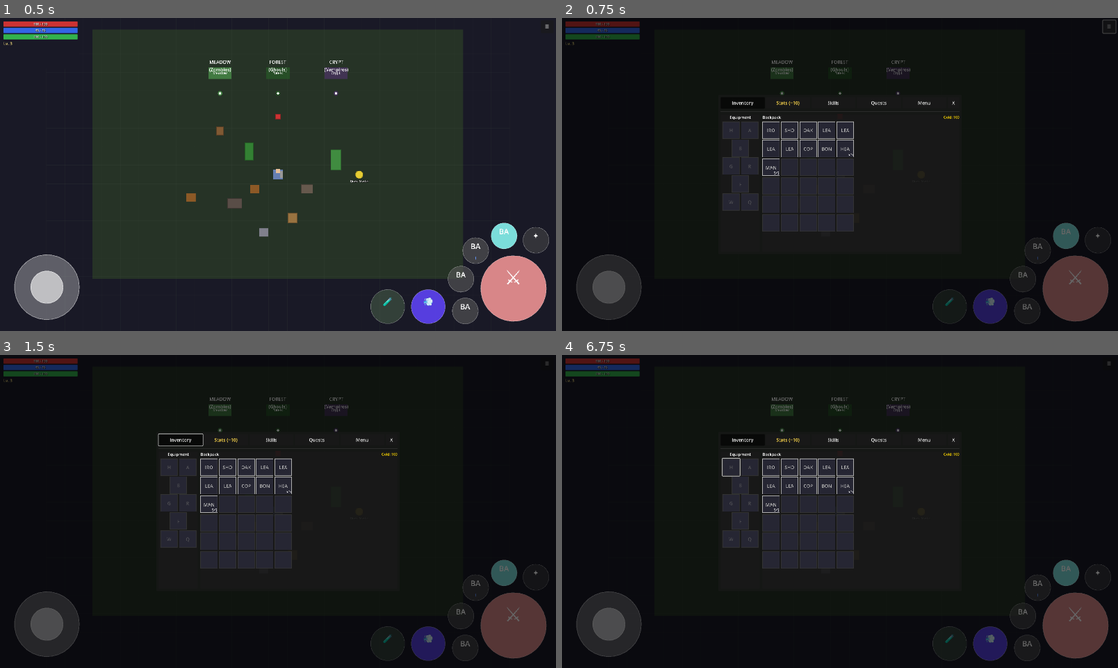
Above: before the commit, frames 1-4 (two rows, left to right).
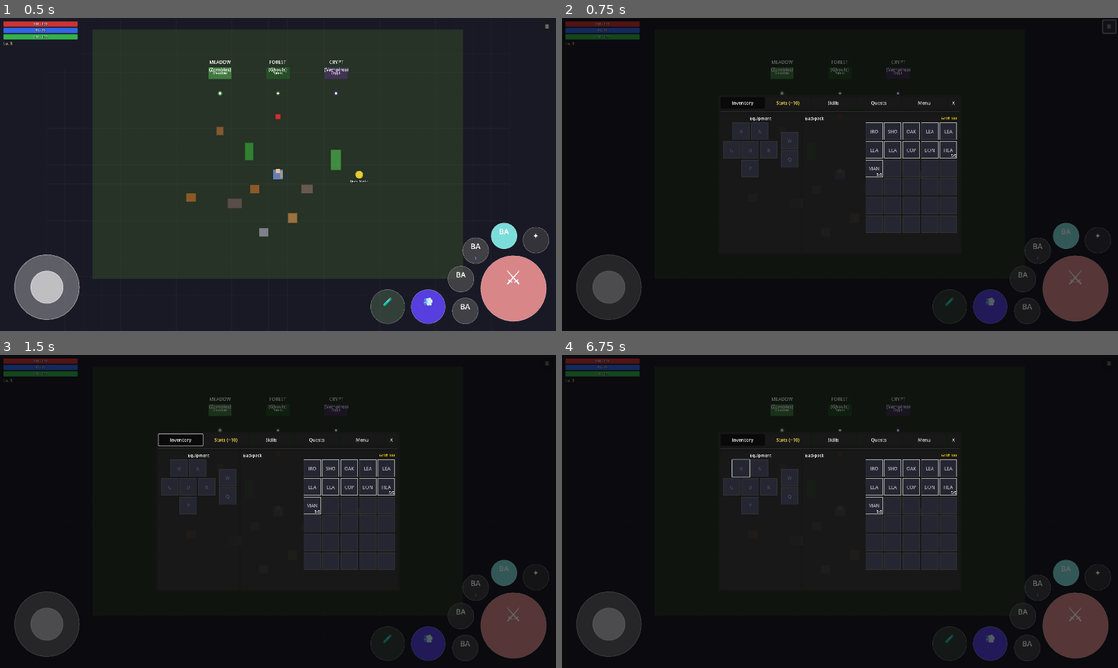
Above: after the commit, the same moments.

Repository: MatousHruska/MobileTestia
Game: Godot game, scene res://scenes/world/test_zone.tscn
The game is run twice, just before and just after one commit, with the same random seed, the same clock (stepped at 60 frames per second) and the same inputs.
Inputs:
- Up to frame 1 (0.5 s): no input
- Up to frame 2 (0.75 s): click "☰" at 0.5 s
- Up to frame 3 (1.5 s): click "Inventory" at 1.25 s
- Up to frame 4 (6.75 s): click "Stats (+10)" at 2 s; click "Skills" at 2.75 s; click "Quests" at 3.5 s; click "Active" at 4.25 s; click "Completed" at 5 s; click "Inventory" at 5.75 s; click "H" at 6.5 s

Frame 1 is identical in both runs. In frame 2, 11% of the frame differs, in the area x 28-72%, y 31-69%; in frame 3, 11%; in frame 4, 11%.

Commit message:
Improve inventory layout: 2-column equipment + right-aligned backpack
Equipment section now has two columns:
- Column 1 (Armor): Head+Amulet, Hand+Body+Ring, Legs
- Column 2 (Combat): Weapon, Quick Slot

Both sections have proper outline (PanelContainer) and padding (MarginContainer).
Backpack grid now aligns to the right side of its container.

Diff:
--- a/scripts/ui/inventory/inventory_panel.gd
+++ b/scripts/ui/inventory/inventory_panel.gd
@@ -8,14 +8,18 @@
 ## Preload ItemDetailPopup to avoid class_name load order issues
 const ItemDetailPopupScript = preload("res://scripts/ui/inventory/item_detail_popup.gd")
 
-## Equipment slot layout (2-column grid)
-## Format: Array of rows, each row is an array of slots
-const EQUIPMENT_LAYOUT: Array = [
-	[ItemData.EquipSlot.HEAD, ItemData.EquipSlot.ACCESSORY_2],      # H  A (Amulet)
-	[ItemData.EquipSlot.BODY],                                       # B
-	[ItemData.EquipSlot.HANDS, ItemData.EquipSlot.ACCESSORY_1],     # G  R (Ring)
-	[ItemData.EquipSlot.BOOTS],                                      # F
-	[ItemData.EquipSlot.MAIN_HAND, ItemData.EquipSlot.QUICK_SLOT]   # W  Q
+## Equipment slot layout - Two columns:
+## Column 1 (Armor): HEAD+AMULET, HAND+BODY+RING, LEGS
+## Column 2 (Combat): WEAPON, QUICK_SLOT
+const ARMOR_LAYOUT: Array = [
+	[ItemData.EquipSlot.HEAD, ItemData.EquipSlot.ACCESSORY_2],           # Head, Amulet
+	[ItemData.EquipSlot.HANDS, ItemData.EquipSlot.BODY, ItemData.EquipSlot.ACCESSORY_1],  # Hand, Body, Ring
+	[ItemData.EquipSlot.BOOTS]                                           # Legs/Feet
+]
+
+const COMBAT_LAYOUT: Array = [
+	ItemData.EquipSlot.MAIN_HAND,   # Weapon
+	ItemData.EquipSlot.QUICK_SLOT   # Quick Slot
 ]
 
 ## All equipment slots for iteration
@@ -89,17 +93,24 @@
 
 
 func _build_equipment_column(parent: HBoxContainer) -> void:
+	# Outer container with outline (PanelContainer provides the outline)
 	var equip_panel := PanelContainer.new()
 	equip_panel.name = "EquipmentPanel"
-	# Width based on 2 slots + spacing
-	var panel_width := current_slot_size * 2 + 24  # 2 slots + padding
-	equip_panel.custom_minimum_size.x = panel_width
 	parent.add_child(equip_panel)
+
+	# Inner margin for padding
+	var margin := MarginContainer.new()
+	margin.name = "EquipmentMargin"
+	margin.add_theme_constant_override("margin_left", 8)
+	margin.add_theme_constant_override("margin_right", 8)
+	margin.add_theme_constant_override("margin_top", 4)
+	margin.add_theme_constant_override("margin_bottom", 8)
+	equip_panel.add_child(margin)
 
 	var equip_vbox := VBoxContainer.new()
 	equip_vbox.name = "EquipmentVBox"
 	equip_vbox.add_theme_constant_override("separation", 4)
-	equip_panel.add_child(equip_vbox)
+	margin.add_child(equip_vbox)
 
 	# Header
 	var header := Label.new()
@@ -108,18 +119,23 @@
 	header.add_theme_font_size_override("font_size", 14)
 	equip_vbox.add_child(header)
 
-	# Equipment slots container
-	equipment_container = VBoxContainer.new()
-	equipment_container.name = "EquipmentSlots"
-	equipment_container.add_theme_constant_override("separation", 2)
-	equip_vbox.add_child(equipment_container)
-
-	# Create equipment slots using the 2-column layout (no labels - ghost icons are enough)
-	for row_slots in EQUIPMENT_LAYOUT:
+	# Two-column layout: Armor | Combat
+	var columns_hbox := HBoxContainer.new()
+	columns_hbox.name = "EquipmentColumns"
+	columns_hbox.add_theme_constant_override("separation", 12)
+	equip_vbox.add_child(columns_hbox)
+
+	# Column 1: Armor slots
+	var armor_column := VBoxContainer.new()
+	armor_column.name = "ArmorColumn"
+	armor_column.add_theme_constant_override("separation", 4)
+	columns_hbox.add_child(armor_column)
+
+	for row_slots in ARMOR_LAYOUT:
 		var row := HBoxContainer.new()
 		row.add_theme_constant_override("separation", 4)
 		row.alignment = BoxContainer.ALIGNMENT_CENTER
-		equipment_container.add_child(row)
+		armor_column.add_child(row)
 
 		for slot in row_slots:
 			var slot_btn := InventorySlot.new()
@@ -130,17 +146,43 @@
 			row.add_child(slot_btn)
 			equipment_slots[slot] = slot_btn
 
+	# Column 2: Combat slots (Weapon + Quick Slot)
+	var combat_column := VBoxContainer.new()
+	combat_column.name = "CombatColumn"
+	combat_column.add_theme_constant_override("separation", 4)
+	combat_column.alignment = BoxContainer.ALIGNMENT_CENTER
+	columns_hbox.add_child(combat_column)
+
+	for slot in COMBAT_LAYOUT:
+		var slot_btn := InventorySlot.new()
+		slot_btn.slot_type = InventorySlot.SlotType.EQUIPMENT
+		slot_btn.equipment_slot = slot
+		slot_btn.custom_minimum_size = Vector2(current_slot_size, current_slot_size)
+		slot_btn.slot_pressed.connect(_on_slot_pressed)
+		combat_column.add_child(slot_btn)
+		equipment_slots[slot] = slot_btn
+
 
 func _build_backpack_column(parent: HBoxContainer) -> void:
+	# Outer container with outline (PanelContainer provides the outline)
 	var backpack_panel := PanelContainer.new()
 	backpack_panel.name = "BackpackPanel"
 	backpack_panel.size_flags_horizontal = SIZE_EXPAND_FILL
 	parent.add_child(backpack_panel)
 
+	# Inner margin for padding
+	var margin := MarginContainer.new()
+	margin.name = "BackpackMargin"
+	margin.add_theme_constant_override("margin_left", 8)
+	margin.add_theme_constant_override("margin_right", 8)
+	margin.add_theme_constant_override("margin_top", 4)
+	margin.add_theme_constant_override("margin_bottom", 8)
+	backpack_panel.add_child(margin)
+
 	var backpack_vbox := VBoxContainer.new()
 	backpack_vbox.name = "BackpackVBox"
 	backpack_vbox.add_theme_constant_override("separation", 4)
-	backpack_panel.add_child(backpack_vbox)
+	margin.add_child(backpack_vbox)
 
 	# Header with gold
 	var header_row := HBoxContainer.new()
@@ -160,7 +202,7 @@
 	gold_label.modulate = Color(1.0, 0.85, 0.0)
 	header_row.add_child(gold_label)
 
-	# Scrollable backpack grid
+	# Scrollable backpack grid - align to right
 	backpack_scroll = ScrollContainer.new()
 	backpack_scroll.name = "BackpackScroll"
 	backpack_scroll.size_flags_vertical = SIZE_EXPAND_FILL
@@ -168,12 +210,23 @@
 	backpack_scroll.horizontal_scroll_mode = ScrollContainer.SCROLL_MODE_DISABLED
 	backpack_vbox.add_child(backpack_scroll)
 
+	# Container to align grid to right
+	var grid_align := HBoxContainer.new()
+	grid_align.name = "GridAlign"
+	grid_align.size_flags_horizontal = SIZE_EXPAND_FILL
+	backpack_scroll.add_child(grid_align)
+
+	# Spacer pushes grid to right
+	var spacer := Control.new()
+	spacer.size_flags_horizontal = SIZE_EXPAND_FILL
+	grid_align.add_child(spacer)
+
 	backpack_container = GridContainer.new()
 	backpack_container.name = "BackpackGrid"
 	backpack_container.columns = BACKPACK_COLUMNS
 	backpack_container.add_theme_constant_override("h_separation", 4)
 	backpack_container.add_theme_constant_override("v_separation", 4)
-	backpack_scroll.add_child(backpack_container)
+	grid_align.add_child(backpack_container)
 
 	# Create backpack slots
 	for i in Inventory.BACKPACK_SIZE:
